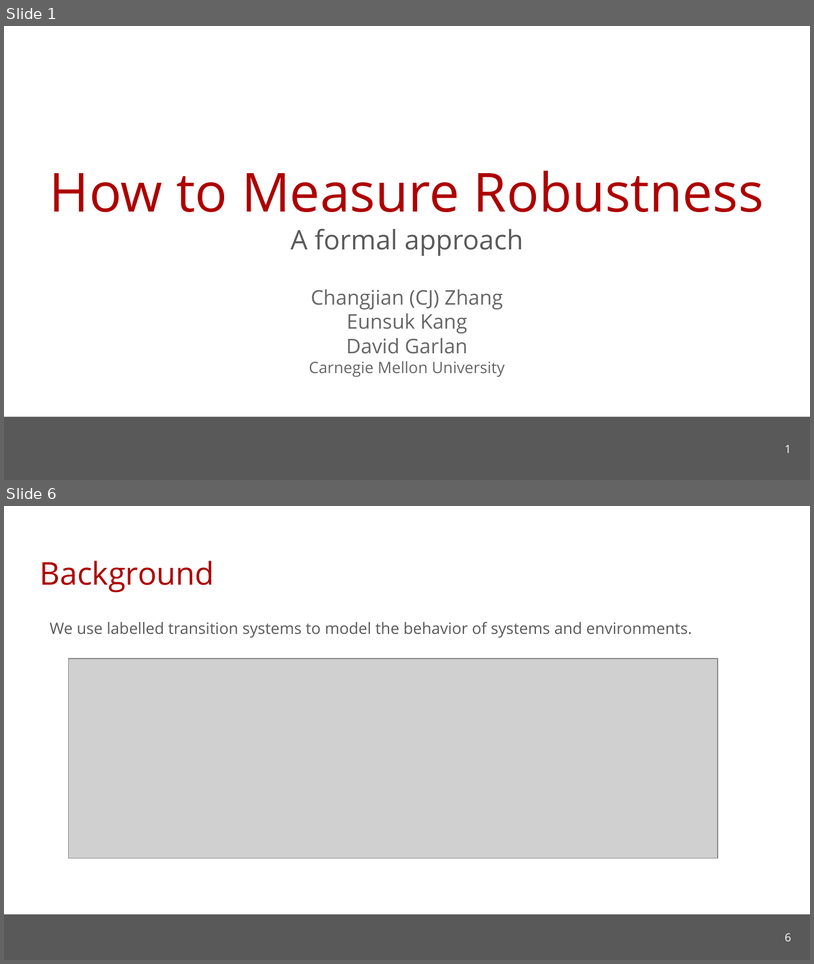
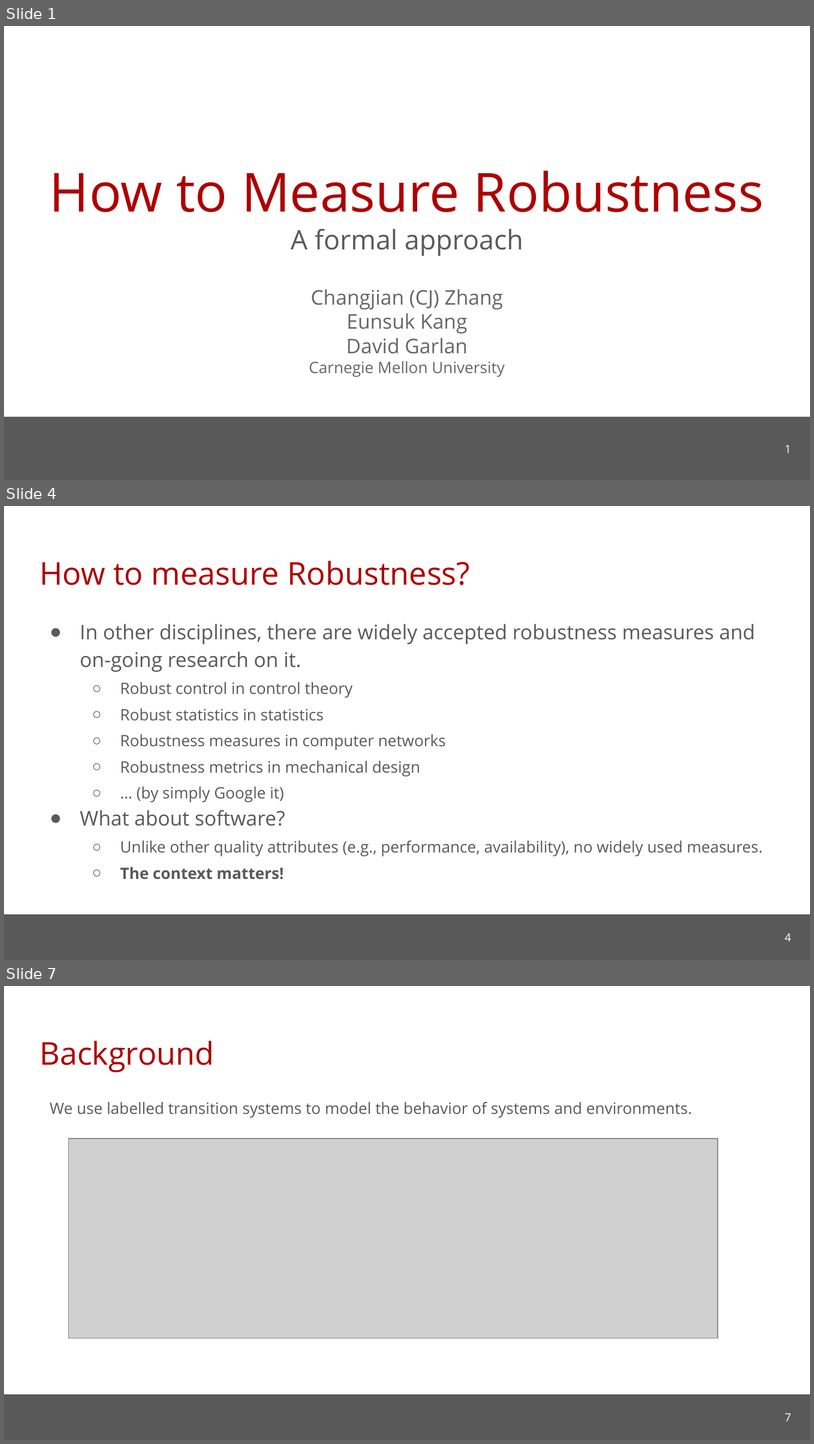
Before and after one commit to cmu-soda/Robustness, a slide deck: Robustness.pptx. Shown one above the other, each under a label of ours: slides 1 and 6 before the commit, slides 1, 4 and 7 after it; the slides between them are not shown. The pictures are 814x964 and 814x1444 pixels, drawn with LibreOffice and Linux fonts; fonts in the diff are those of the drawing; grey boxes stand for pictures; background and template pictures are left out. Boxes give left, top, right and bottom in pixels: in the first picture for what was removed or moved away, otherwise in the second. Text is boxed around its words. In the diff, an @@ line names an element or a change of style, - is before the commit and + after.

```diff
--- a/Robustness.pptx
+++ b/Robustness.pptx
@@ slide 4 added at bbox=[4, 506, 810, 960], background #FFFFFF; not listed: 1 template element that a slide beside it also shows @@
@@ title added at bbox=[39, 561, 471, 585], 28 pt, text #AE0000 @@
+How to measure Robustness?
@@ text added at bbox=[80, 624, 763, 879], 14 pt, text #595959 @@
+● In other disciplines, there are widely accepted robustness measures and on-going research on it.
+  ○ Robust control in control theory
+  ○ Robust statistics in statistics
+  ○ Robustness measures in computer networks
+  ○ Robustness metrics in mechanical design
+  ○ … (by simply Google it)
+● What about software?
+  ○ Unlike other quality attributes (e.g., performance, availability), no widely used measures.
+  ○ The context matters!
@@ page number added at bbox=[785, 933, 792, 941], 10 pt, text #FFFFFF @@
+4
@@ what was slide 6 is now slide 7 @@
@@ page number at bbox=[785, 1413, 792, 1421]: text changed @@
-6
+7
```
Also in this commit, not shown: 6 slides changed, 3 other slides added, 2 slides removed.
